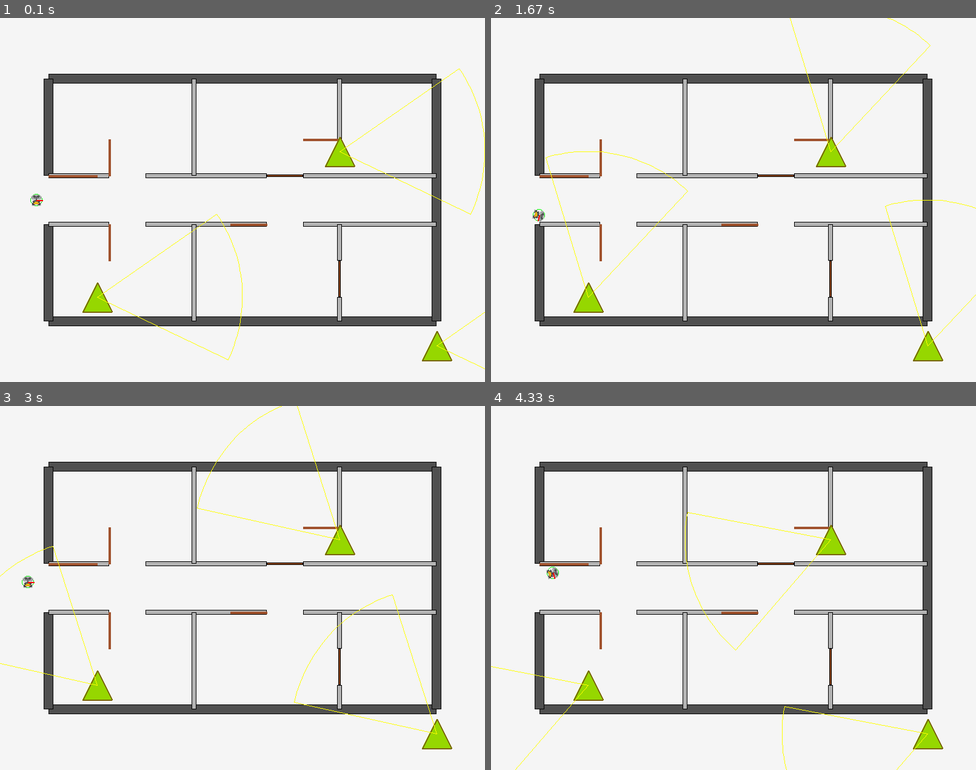
Above: before the commit, frames 1-4 (two rows, left to right).
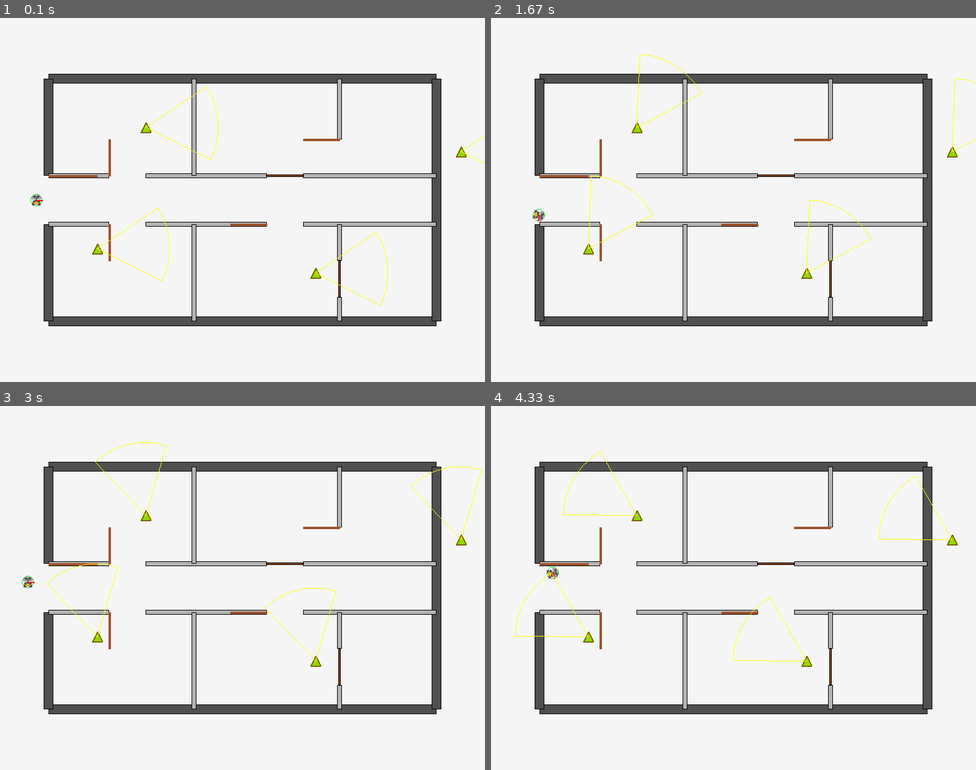
Above: after the commit, the same moments.

Repository: JawadBLK/TP_Robot
Game: pygame game, started from project/main.py
Same seed, same stepped clock (60 frames per second), same inputs: the game is played once before the commit and once after it.
Inputs:
- Up to frame 1 (0.1 s): no input
- Up to frame 2 (1.67 s): hold Right 0.33-0.8 s; hold Up 0.83-1.13 s; hold Right 1.17-1.63 s
- Up to frame 3 (3 s): hold Left 1.67-2.2 s; hold Down 2.23-2.53 s; hold Left 2.57-2.97 s
- Up to frame 4 (4.33 s): hold Up 3-3.37 s; hold Right 3.4-4.03 s; hold Down from 4.07 s (still down)

The runs differ from the first frame. In frame 1, 1.5% of the frame differs, in the area x 17-100%, y 13-97%; in frame 2, 1.6%; in frame 3, 1.6%, in the area x 0-100%, y 0-95%; in frame 4, 1.5%.

Commit message:
feat: Mise au point du placement des ennemis + Préparation aux déplacements automatiques des ennemis

Diff:
--- a/project/main.py
+++ b/project/main.py
@@ -22,11 +22,13 @@
 
 # 2. Construction du monde
 env.ajouter_robot(robot)
+
 build_plan(env)
 
-env.ajouter_ennemi(Ennemi(-6, -4))
-env.ajouter_ennemi(Ennemi(4, 2))
-env.ajouter_ennemi(Ennemi(8, -6))
+env.ajouter_ennemi(Ennemi(-6, -2))
+env.ajouter_ennemi(Ennemi(9, 2))
+env.ajouter_ennemi(Ennemi(3, -3))
+env.ajouter_ennemi(Ennemi(-4, 3))
 
 print("Nombre d'obstacles :", len(env.obstacles))
 print(hasattr(env, "alerte"))
--- a/project/robot/ennemis.py
+++ b/project/robot/ennemis.py
@@ -3,15 +3,15 @@
 
 class Ennemi:
 
-    def __init__(self, x, y, taille=0.6, angle=0):
+    def __init__(self, x, y, taille=0.2, angle=0):
         self.x = x
         self.y = y
         self.taille = taille
         self.angle = angle  # orientation en radians
-        self.portee = 6     # distance vision
+        self.portee = 3     # distance vision
         self.fov = math.pi / 3  # angle vision (60°)
         self.detecte = False
-        self.vitesse_rotation = 0.8  # radians par seconde
+        self.vitesse_rotation = 0.6  # radians par seconde
 
     def dessiner(self, vue):
 
